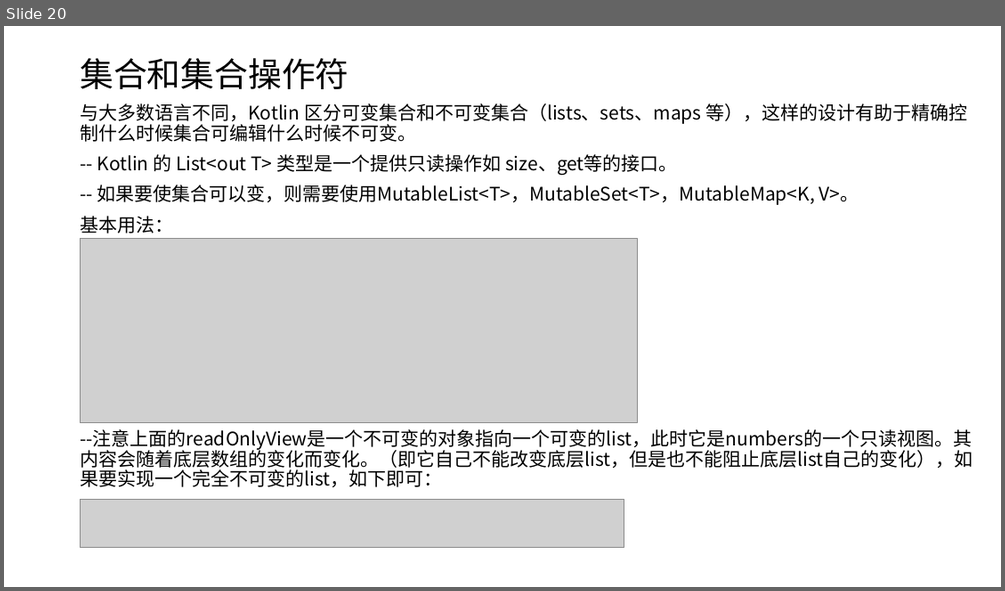
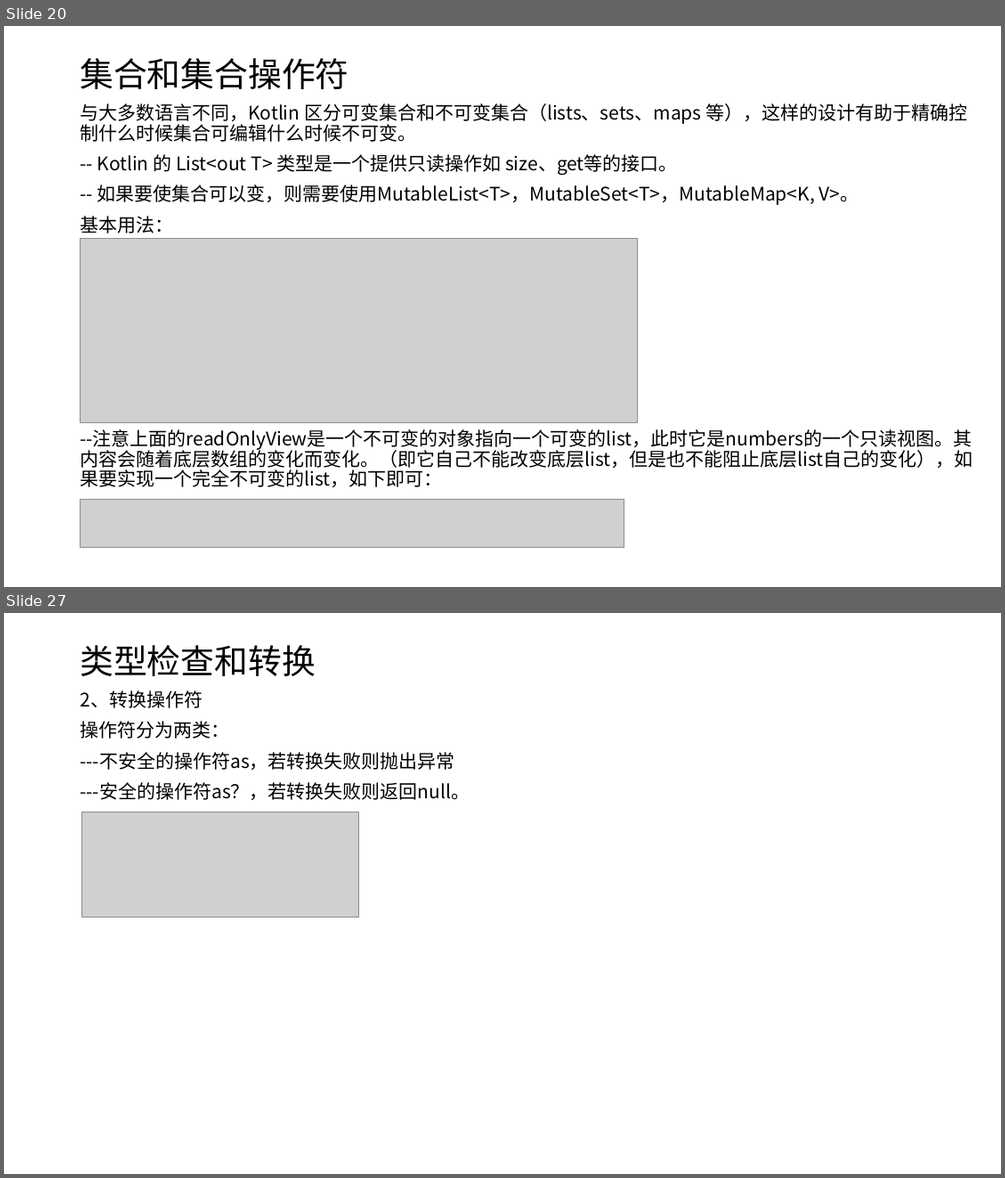
Before and after one commit to shenbibo/KotlinWeather, a slide deck: docs/初探kotlin.pptx. Shown one above the other, each under a label of ours: slide 20 before the commit, slides 20 and 27 after it; the slides between them are not shown. The pictures are 1005x591 and 1005x1178 pixels, drawn with LibreOffice and Linux fonts; fonts in the diff are those of the drawing; grey boxes stand for pictures. Boxes give left, top, right and bottom in pixels: in the first picture for what was removed or moved away, otherwise in the second. Text is boxed around its words. In the diff, an @@ line names an element or a change of style, - is before the commit and + after.

Commit message:
智能转换和表达式

```diff
--- a/docs/初探kotlin.pptx
+++ b/docs/初探kotlin.pptx
@@ slide 27 added at bbox=[4, 613, 1001, 1174], background #FFFFFF @@
@@ title added at bbox=[80, 645, 316, 676], 32.4 pt, text #000000 @@
+类型检查和转换
@@ text added at bbox=[80, 690, 469, 800], 18 pt, text #000000 @@
+2、转换操作符
+操作符分为两类：
+---不安全的操作符as，若转换失败则抛出异常
+---安全的操作符as？，若转换失败则返回null。
@@ picture added at bbox=[82, 812, 359, 918] @@
```
Also in this commit, not shown: 3 slides changed, 5 other slides added, 4 other files.
